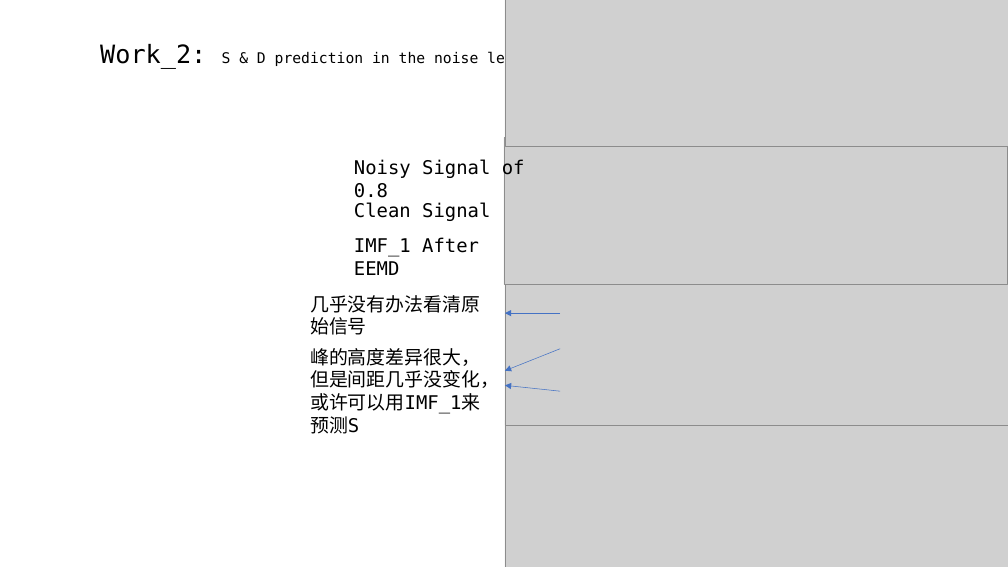
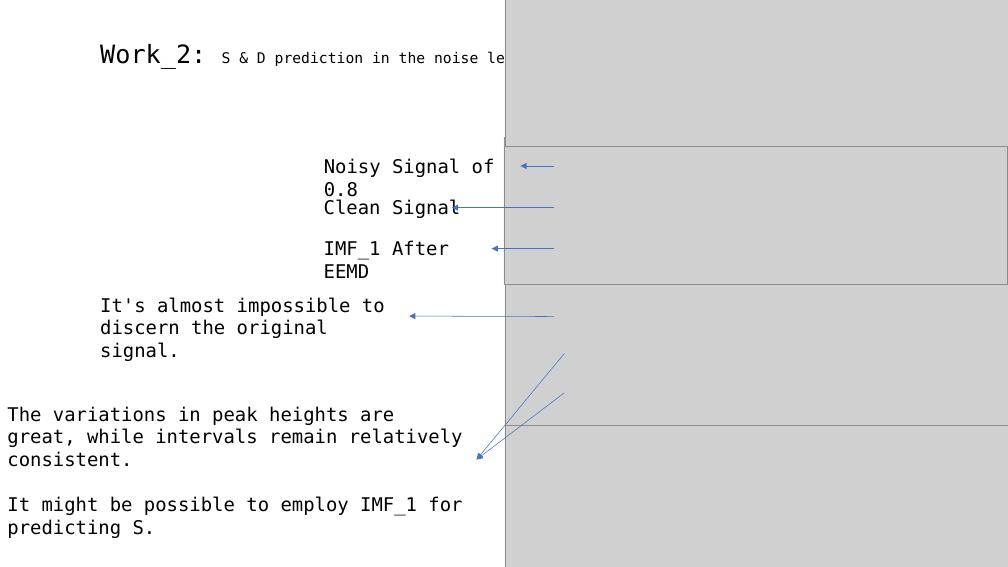
Before and after one commit to A-Big-Tortoise/Presentation, a slide deck: slide 10 of Presentation_821_JiayuChen.pptx. Drawn at 1008x567 pixels with LibreOffice and Linux fonts; fonts in the diff are those of the drawing; grey boxes stand for pictures. Boxes give left, top, right and bottom in pixels: in the first picture for what was removed or moved away, otherwise in the second. Text is boxed around its words. In the diff, an @@ line names an element or a change of style, - is before the commit and + after.

```diff
--- a/Presentation_821_JiayuChen.pptx
+++ b/Presentation_821_JiayuChen.pptx
@@ text "Noisy Signal of 0.8": place and size @@
-text "Noisy Signal of 0.8" at [354,159,525,198]
+text "Noisy Signal of 0.8" at [324,158,495,200]
@@ arrow added from (554, 166) to (520, 166), #4472C4 0.5 pt @@
@@ text "Clean Signal": place and size @@
-text "Clean Signal" at [354,202,490,221]
+text "Clean Signal" at [324,199,460,218]
@@ arrow added from (554, 208) to (452, 208), #4472C4 0.5 pt @@
@@ text "IMF_1 After EEMD": place and size @@
-text "IMF_1 After EEMD" at [354,237,479,275]
+text "IMF_1 After EEMD" at [324,240,449,278]
@@ arrow added from (554, 249) to (492, 249), #4472C4 0.5 pt @@
@@ text at [100,297,385,361]: text changed @@
-几乎没有办法看清原始信号
+It's almost impossible to discern the original signal.
@@ arrow moved from (560, 313) - (505, 313) to (554, 317) - (409, 316) @@
@@ arrow moved from (560, 349) - (505, 371) to (564, 354) - (476, 460) @@
@@ text at [7,406,463,516]: text changed @@
-峰的高度差异很大，但是间距几乎没变化，或许可以用IMF_1来预测S
+The variations in peak heights are great, while intervals remain relatively consistent.
+It might be possible to employ IMF_1 for predicting S.
@@ arrow moved from (560, 391) - (505, 386) to (564, 393) - (476, 460) @@
```
Also in this commit, not shown: 9 other slides changed, 4 slides added, 4 slides removed.
